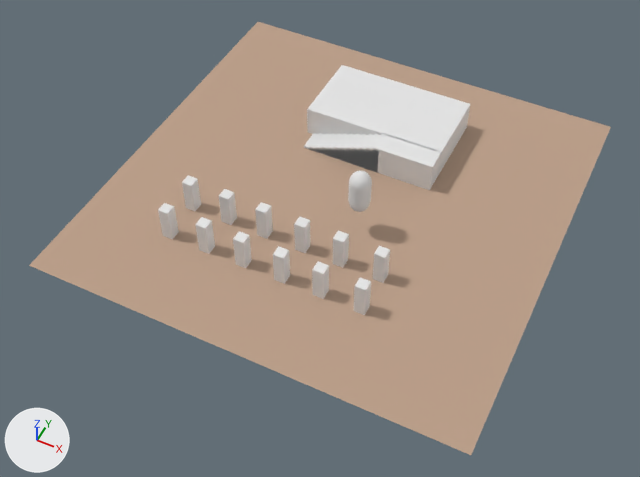
An edit to the Blender file Demo.blend, drawn before and after from the same camera.
One viewpoint serves both versions: a camera (50 mm lens) standing at (48.3, -105.3, 116.3) and looking at (-0.4, -7.8, -5.5). The lights are fixed; the arrows at lower left show +X, +Y and +Z. Objects named as collision shapes, trigger or cutter boxes, shadow casters or lower levels of detail are left out.
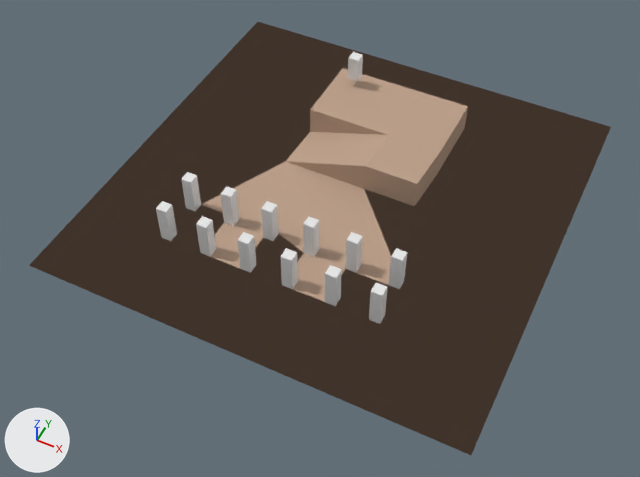
Where the newer file only moved an object's origin or applied its transform, the numbers keep the older frame.

Location of each change, [x1, y1, x2, y2] in pixels of the pictures (640 x 477 px):
'Cube.025', deleted: before [307, 65, 470, 174]
'Cube.021', hidden: before [371, 133, 442, 190]
'Cube', hidden: before [348, 171, 372, 212]
'Cube.007', deleted: before [312, 261, 329, 299]
'Cube.011', deleted: before [195, 217, 215, 254]
'Cube.004', deleted: before [233, 231, 252, 268]
'Cube.003', deleted: before [273, 246, 290, 284]
'Cube.008', deleted: before [353, 277, 371, 315]
'Cube.012', deleted: before [158, 203, 179, 240]
'Cube.005', deleted: before [255, 202, 273, 239]
'Cube.009', deleted: before [372, 246, 390, 283]
'Cube.010', deleted: before [219, 189, 237, 225]
'Cube.006', deleted: before [333, 231, 349, 268]
'Cube.002', deleted: before [294, 216, 310, 253]
'Cube.020', hidden: before [365, 133, 381, 172]
'Cube.023', hidden: before [346, 133, 361, 166]
'Cube.019', hidden: before [359, 134, 374, 169]
'Cube.018', hidden: before [322, 133, 336, 158]
'Cube.024', hidden: before [340, 133, 355, 161]
'Cube.017', hidden: before [328, 133, 342, 160]
'Cube.022', hidden: before [353, 134, 368, 167]
'Cube.001', hidden: before [310, 133, 324, 154]
'Cube.016', hidden: before [334, 133, 348, 162]
'Cube.014', hidden: before [316, 133, 330, 150]
'Cube.015', hidden: before [304, 133, 318, 150]
part 1 of me_cube_017, added: after [221, 186, 239, 226]
part 2 of me_cube_017, added: after [261, 201, 279, 241]
part 3 of me_cube_017, added: after [303, 216, 319, 257]
part 4 of me_cube_017, added: after [345, 232, 363, 273]
part 5 of me_cube_017, added: after [389, 248, 407, 289]
part 6 of me_cube_017, added: after [156, 201, 177, 241]
part 7 of me_cube_017, added: after [196, 216, 216, 256]
part 8 of me_cube_017, added: after [238, 232, 256, 273]
part 9 of me_cube_017, added: after [280, 248, 298, 289]
part 10 of me_cube_017, added: after [325, 265, 342, 306]
part 11 of me_cube_017, added: after [369, 283, 388, 324]
part 12 of me_plane_002, built on (beige): before [29, 22, 611, 455]

The change, as a list of edits to the scene's bpy script:
```text
Change me_plane_002:
    used by ob_plane; location = (0.0, 0.0, 0.0); scale = (40.0, 40.0, 40.0)
    remove me_plane_002.from_pydata(...)  # 4 vertices, 1 face; spans x -1.0..1.0, y -1.0..1.0, z 0.0
    add me_plane_002.from_pydata(...)  # 117 vertices, 80 faces; spans x -1.0..1.0, y -1.0..1.0, z 0.0..0.14
    me_plane_002 part 12
    1 face is deleted
    60 vertices are added at x -0.58..0.47, y -0.61..0.67, z 0.0..0.14
    47 new vertices lie (0.05, 0.0, 0.0) away from vertices in x -0.58..0.42, y -0.61..-0.36, z 0.0
    6 new vertices lie (0.0, 0.0, 0.14) away from vertices in x -0.31..0.36, y 0.06..0.67, z 0.0
    80 new faces join them
Change me_cube_017:
    where me_cube_017.from_pydata(...)  # 8 vertices, 6 faces; spans x -1.0..1.0, y -1.0..1.0, z -1.0..1.0
    used by ob_cube_013; location = (-22.3, -15.5, 2.8); scale = (1.0, 1.0, 3.76)
    me_cube_017 part 1: a new loose piece, a box spanning x 7.0..9.0, y -1.0..1.0, z -1.0..1.0
    me_cube_017 part 2: a new loose piece, a box spanning x 15.0..17.0, y -1.0..1.0, z -1.0..1.0
    me_cube_017 part 3: a new loose piece, a box spanning x 23.0..25.0, y -1.0..1.0, z -1.0..1.0
    me_cube_017 part 4: a new loose piece, a box spanning x 31.0..33.0, y -1.0..1.0, z -1.0..1.0
    me_cube_017 part 5: a new loose piece, a box spanning x 39.0..41.0, y -1.0..1.0, z -1.0..1.0
    me_cube_017 part 6: a new loose piece, a box spanning x -1.0..1.0, y -9.0..-7.0, z -1.0..1.0
    me_cube_017 part 7: a new loose piece, a box spanning x 7.0..9.0, y -9.0..-7.0, z -1.0..1.0
    me_cube_017 part 8: a new loose piece, a box spanning x 15.0..17.0, y -9.0..-7.0, z -1.0..1.0
    me_cube_017 part 9: a new loose piece, a box spanning x 23.0..25.0, y -9.0..-7.0, z -1.0..1.0
    me_cube_017 part 10: a new loose piece, a box spanning x 31.0..33.0, y -9.0..-7.0, z -1.0..1.0
    me_cube_017 part 11: a new loose piece, a box spanning x 39.0..41.0, y -9.0..-7.0, z -1.0..1.0
Remove ob_cube_025:
    ob_cube_025 = bpy.data.objects.new('Cube.025', me_cube_057)
Change ob_cube_024:
    add ob_cube_024.hide_set(True)  # its collection is switched off
Change ob_cube_023:
    add ob_cube_023.hide_set(True)  # its collection is switched off
Change ob_cube_022:
    add ob_cube_022.hide_set(True)  # its collection is switched off
Change ob_cube_021:
    add ob_cube_021.hide_set(True)  # its collection is switched off
Change ob_cube_020:
    add ob_cube_020.hide_set(True)  # its collection is switched off
Change ob_cube_019:
    add ob_cube_019.hide_set(True)  # its collection is switched off
Change ob_cube_018:
    add ob_cube_018.hide_set(True)  # its collection is switched off
Change ob_cube_017:
    add ob_cube_017.hide_set(True)  # its collection is switched off
Change ob_cube_016:
    add ob_cube_016.hide_set(True)  # its collection is switched off
Change ob_cube_014:
    add ob_cube_014.hide_set(True)  # its collection is switched off
Change ob_cube_001:
    add ob_cube_001.hide_set(True)  # its collection is switched off
Change ob_cube_015:
    add ob_cube_015.hide_set(True)  # its collection is switched off
Remove ob_cube_012:
    ob_cube_012 = bpy.data.objects.new('Cube.012', me_cube_016)
Remove ob_cube_011:
    ob_cube_011 = bpy.data.objects.new('Cube.011', me_cube_015)
Remove ob_cube_010:
    ob_cube_010 = bpy.data.objects.new('Cube.010', me_cube_014)
Remove ob_cube_009:
    ob_cube_009 = bpy.data.objects.new('Cube.009', me_cube_013)
Remove ob_cube_008:
    ob_cube_008 = bpy.data.objects.new('Cube.008', me_cube_012)
Remove ob_cube_007:
    ob_cube_007 = bpy.data.objects.new('Cube.007', me_cube_011)
Remove ob_cube_006:
    ob_cube_006 = bpy.data.objects.new('Cube.006', me_cube_010)
Remove ob_cube_005:
    ob_cube_005 = bpy.data.objects.new('Cube.005', me_cube_009)
Remove ob_cube_004:
    ob_cube_004 = bpy.data.objects.new('Cube.004', me_cube_008)
Remove ob_cube_003:
    ob_cube_003 = bpy.data.objects.new('Cube.003', me_cube_007)
Remove ob_cube_002:
    ob_cube_002 = bpy.data.objects.new('Cube.002', me_cube_006)
Change ob_cube:
    add ob_cube.hide_render = True
```
